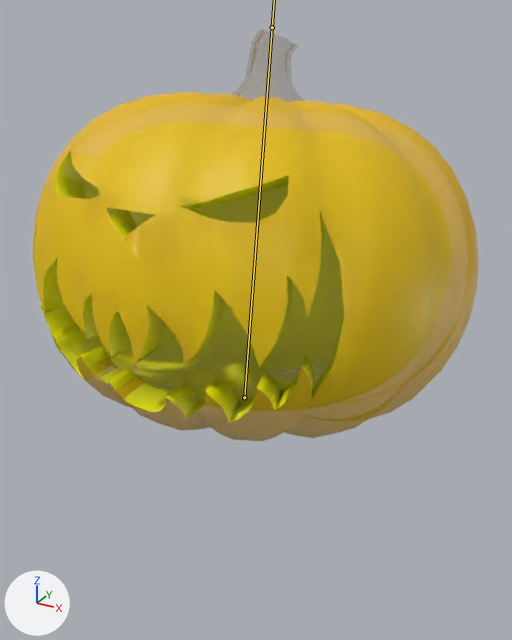
One commit to the FBX model Assets/Game/Models/pumpkin.fbx: the scene before it, then after it.
One viewpoint serves both versions: a 50 mm lens placed at (0.895, -1.636, 1.572), pointed at (0.002, -0.012, 0.76). The lights are fixed; the arrows at lower left show +X, +Y and +Z. Both versions are drawn at frame 20 of the action 'Armature|pumpkin_jump'; the numbers are the values there. The bones that bend it are drawn over the model as lines.

Names of what the first picture shows: 'Halloween_Pumpkin'.
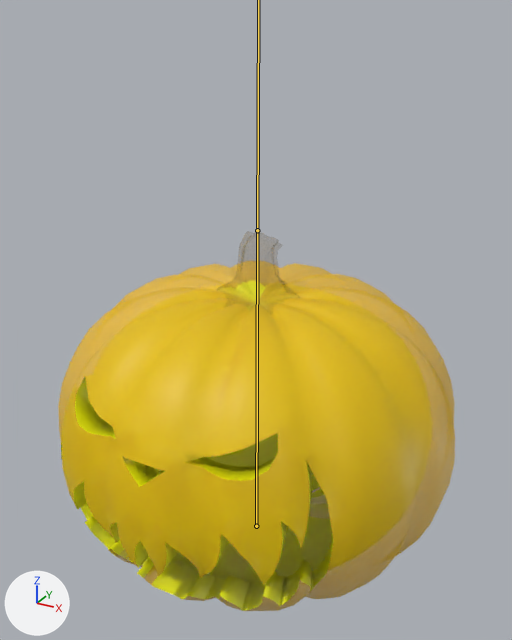
The change, as JSON lines over the scene's bpy script:
```json
{"block": "bone_body", "where": "bone_body = bpy.data.objects['Armature'].pose.bones['Body']"}
{"op": "set", "path": "bone_body.location", "old": "(0.0, 0.539, 0.076)", "new": "(0.0, 0.018, 0.003)"}
{"op": "set", "path": "bone_body.rotation_quaternion", "old": "(0.997, -0.077, 0.0, 0.0)", "new": "(1.0, -0.003, 0.0, 0.0)", "note": "degrees (-9, 0, 0) -> degrees (0, 0, 0)"}
```

Where the change shows, as pixel boxes [x1, y1, x2, y2] in the pictures (512 x 640 px):
```json
{"object": "Halloween_Pumpkin", "change": "posed", "before": [33, 92, 479, 441], "after": [58, 261, 455, 611]}
{"bone": "Body", "before": "(244, 397) to (272, 27)", "after": "(256, 526) to (257, 230)"}
```
